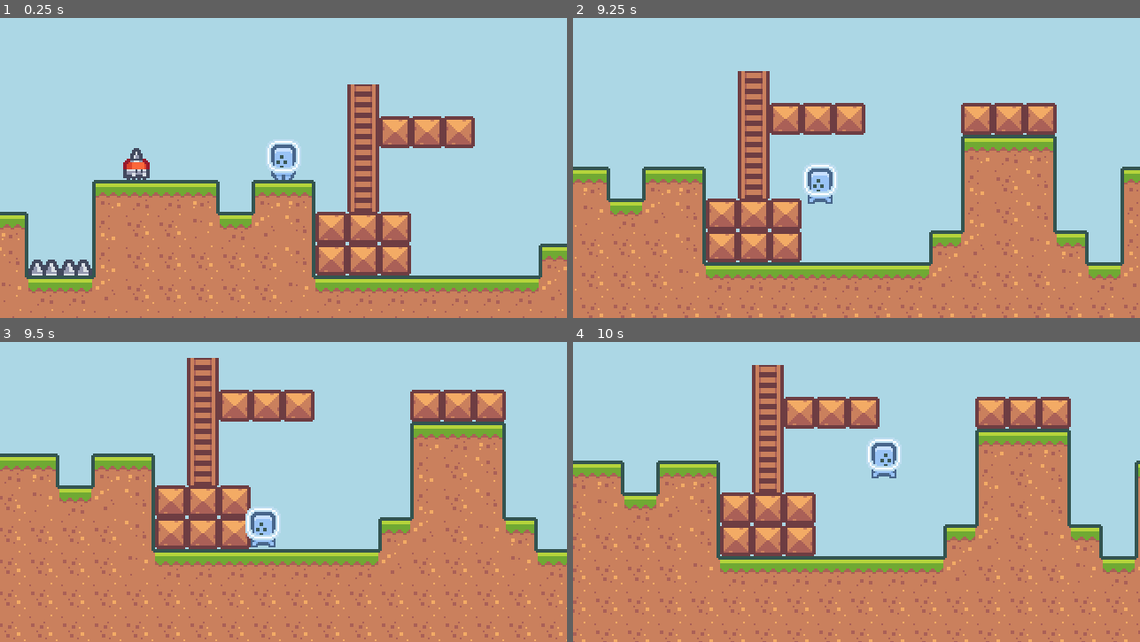
Above: before the commit, frames 1-4 (two rows, left to right).
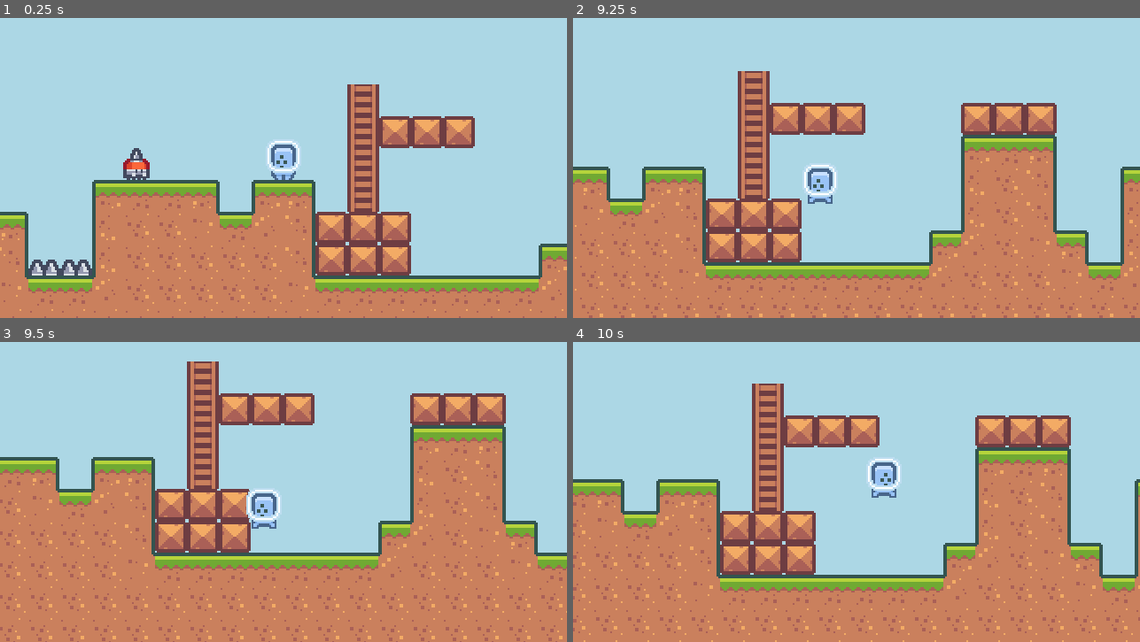
Above: after the commit, the same moments.

Repository: posergyr/godot-heartbeast
Game: Godot game, scene res://Scenes/World.tscn
Two runs of this game, one before a commit and one after it. Both use one fixed random seed, a clock stepped at 60 frames per second and the inputs below.
Inputs:
- Up to frame 1 (0.25 s): no input
- Up to frame 2 (9.25 s): hold Up (ui_up) 0.53-1.28 s; hold Right (ui_right) 0.53-2.03 s; tap Up (ui_up) at 1.35, 1.52, 1.82, 2.85, 3.02, 3.32, 4.35, 4.52, 4.82, 5.85, 6.02, 6.32, 7.35, 7.52, 7.82, 8.85, 9.02 s; hold Up (ui_up) 2.03-2.78 s; hold Left (ui_left) 2.03-4.28 s; hold Up (ui_up) 3.53-4.28 s; hold Right (ui_right) 4.28-8.03 s; hold Up (ui_up) 5.03-5.78 s; hold Up (ui_up) 6.53-7.28 s; hold Up (ui_up) 8.03-8.78 s; hold Left (ui_left) from 8.03 s (still down)
- Up to frame 3 (9.5 s): keep holding Left (ui_left); tap Up (ui_up) at 9.32 s
- Up to frame 4 (10 s): release Left (ui_left) at 9.53 s; hold Right (ui_right) from 9.53 s (still down); hold Up (ui_up) from 9.53 s (still down)

Frames 1-2 are identical in both runs. In frame 3, 16% of the frame differs, in the area x 0-100%, y 5-100%; in frame 4, 24%, in the area x 0-100%, y 7-100%.

Commit message:
Buffering jump

Diff:
--- a/Objects/Player.tscn
+++ b/Objects/Player.tscn
@@ -34,3 +34,9 @@
 cast_to = Vector2( 0, 18 )
 collide_with_areas = true
 collide_with_bodies = false
+
+[node name="JumpBufferTimer" type="Timer" parent="."]
+wait_time = 0.1
+one_shot = true
+
+[connection signal="timeout" from="JumpBufferTimer" to="." method="_on_JumpBufferTimer_timeout"]
--- a/Scripts/player.gd
+++ b/Scripts/player.gd
@@ -11,12 +11,15 @@
 var velocity = Vector2.ZERO
 var state = MOVE
 var double_jump = 1
+var buffered_jump = false
 
-onready var animatedSprite = $AnimatedSprite
-onready var ladderCheck = $LadderCheck
+onready var animatedSprite: = $AnimatedSprite
+onready var ladderCheck: = $LadderCheck
+onready var jumpBufferTimer: = $JumpBufferTimer
 
 func _ready():
 	animatedSprite.frames = load("res://Resources/player_blue_skin.tres")
+
 
 func _physics_process(_delta):
 	var input = Vector2.ZERO
@@ -46,8 +49,9 @@
 	if is_on_floor():
 		double_jump = statsData.DOUBLE_JUMPS
 
-		if Input.is_action_pressed("ui_up"):
+		if Input.is_action_pressed("ui_up") or buffered_jump:
 			velocity.y = statsData.JUMP_FORCE
+			buffered_jump = false
 	else:
 		animatedSprite.animation = "Jump"
 		if Input.is_action_just_released("ui_up") and velocity.y < statsData.JUMP_RELEASE_FORCE:
@@ -56,6 +60,10 @@
 		if Input.is_action_just_pressed("ui_up") and double_jump > 0:
 			velocity.y = statsData.JUMP_FORCE
 			double_jump -= 1
+
+		if Input.is_action_just_pressed("ui_up"):
+			buffered_jump = true
+			jumpBufferTimer.start()
 
 	if velocity.y > 0:
 		velocity.y += statsData.ADDITONAL_GRAVITY
@@ -104,3 +112,7 @@
 
 func apply_acceleration(amount):
 	velocity.x = move_toward(velocity.x, statsData.MAX_SPEED * amount, statsData.ACCELERATION)
+
+
+func _on_JumpBufferTimer_timeout():
+	buffered_jump = false
